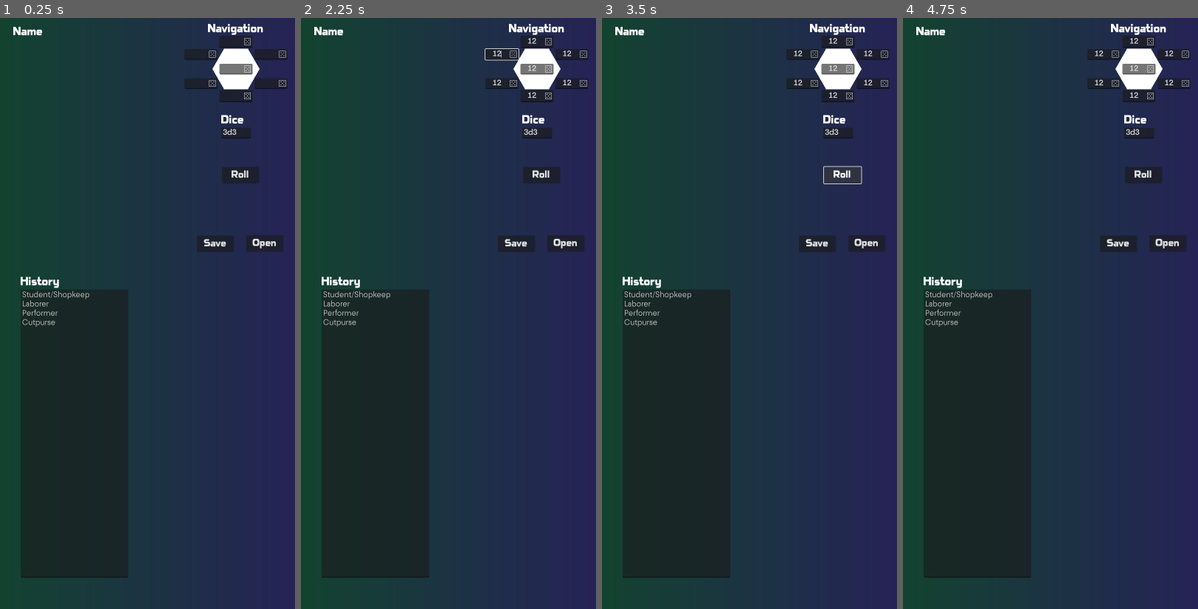
Above: before the commit, frames 1-4 (left to right).
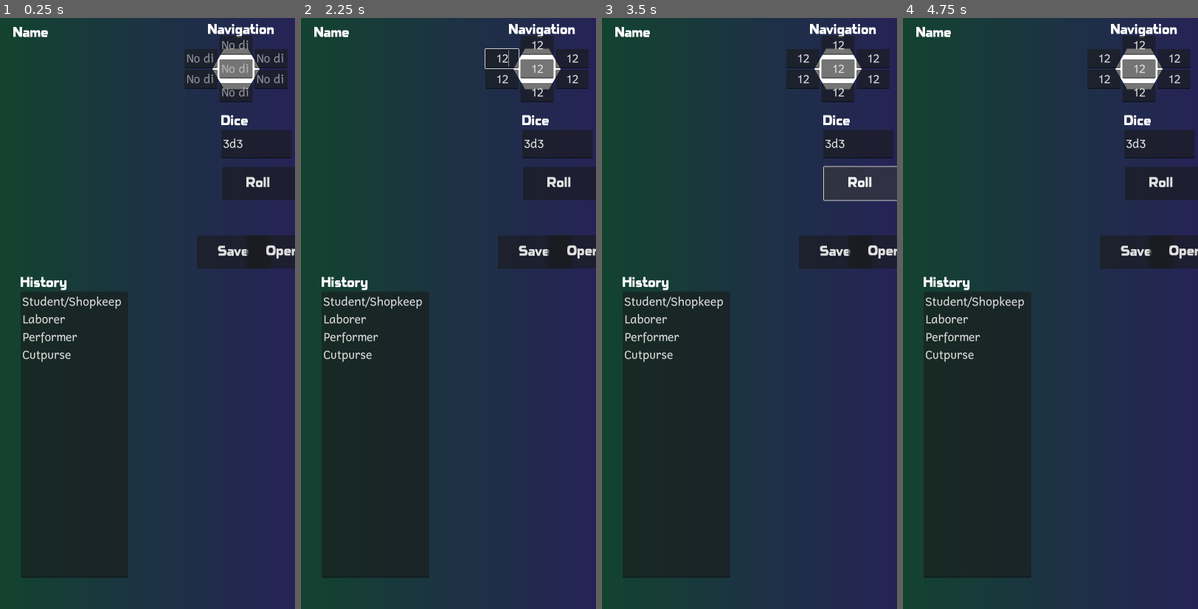
Above: after the commit, the same moments.

Repository: ashestosea/hex-flower
Game: Godot game, scene res://scenes/main.tscn
The game is run twice, just before and just after one commit, with the same random seed, the same clock (stepped at 60 frames per second) and the same inputs.
Inputs (mouse positions are in pixels of both pictures, inside the frame that each line leads up to):
- Up to frame 1 (0.25 s): no input
- Up to frame 2 (2.25 s): click (537, 71) at 0.52 s; type "12" at 0.6 s; click (537, 41) at 0.75 s; type "12" at 0.83 s; click (572, 53) at 0.98 s; type "12" at 1.07 s; click (572, 83) at 1.27 s; type "12" at 1.35 s; click (537, 94) at 1.5 s; type "12" at 1.58 s; click (501, 83) at 1.73 s; type "12" at 1.82 s; click (501, 53) at 2.02 s; type "12" at 2.1 s
- Up to frame 3 (3.5 s): click "Roll" at 2.75 s
- Up to frame 4 (4.75 s): click "Open" at 3.5 s; click "×" at 4.25 s

The runs differ from the first frame. In frame 1, 6.3% of the frame differs, in the area x 4-100%, y 1-59%; in frame 2, 6.3%; in frame 3, 5.4%; in frame 4, 6.2%.
Error in both runs: Invalid access to property or key '<null>' on a base object of type 'Dictionary'. (res://scripts/main.gd:33)

Commit message:
Add Cadman font. Organize Navigation UI into scenes. Fix loading

Diff:
--- a/scenes/main.tscn
+++ b/scenes/main.tscn
@@ -1,10 +1,8 @@
-[gd_scene load_steps=12 format=3 uid="uid://nw74v30v0d5m"]
+[gd_scene load_steps=10 format=3 uid="uid://nw74v30v0d5m"]
 
 [ext_resource type="Script" path="res://scripts/main.gd" id="1_l30f5"]
-[ext_resource type="Script" path="res://scripts/navigation.gd" id="2_acrp8"]
 [ext_resource type="Script" path="res://scripts/flower.gd" id="2_bbsd1"]
-[ext_resource type="PackedScene" uid="uid://lrirg2rvgvgy" path="res://scenes/hexagon.tscn" id="2_xmpkj"]
-[ext_resource type="Texture2D" uid="uid://bwdadn11k7lil" path="res://assets/die.png" id="5_1hi5d"]
+[ext_resource type="PackedScene" uid="uid://bt3w5qg2tuoem" path="res://scenes/navigation.tscn" id="3_mf25f"]
 [ext_resource type="Theme" uid="uid://ffkwu82iptgy" path="res://themes/default_theme.tres" id="5_dole0"]
 [ext_resource type="PackedScene" uid="uid://d0o8b2xgk3n8o" path="res://scenes/debug_Flower.tscn" id="6_gqvfc"]
 [ext_resource type="FontFile" uid="uid://c8o3wuh7ogcl" path="res://assets/fonts/Goli-Bold.ttf" id="8_ov8oy"]
@@ -31,10 +29,11 @@
 mouse_filter = 2
 theme = ExtResource("5_dole0")
 
-[node name="Manager" type="Node" parent="." node_paths=PackedStringArray("flower", "navigation", "dice_line_edit", "history_text_edit", "load_modal", "file_dialog")]
+[node name="Manager" type="Node" parent="." node_paths=PackedStringArray("flower", "navigation", "flower_name", "dice_line_edit", "history_text_edit", "load_modal", "file_dialog")]
 script = ExtResource("1_l30f5")
 flower = NodePath("../MarginContainer/HexFlower")
 navigation = NodePath("../MarginContainer/NavigationContainer/Navigation")
+flower_name = NodePath("../MarginContainer/FlowerName")
 dice_line_edit = NodePath("../MarginContainer/Dice/LineEdit")
 history_text_edit = NodePath("../MarginContainer/History/VBoxContainer/TextEdit_History")
 load_modal = NodePath("../MarginContainer/LoadModal")
@@ -69,142 +68,15 @@
 size_flags_horizontal = 3
 size_flags_vertical = 3
 
-[node name="Navigation" type="Control" parent="MarginContainer/NavigationContainer"]
-layout_mode = 2
-script = ExtResource("2_acrp8")
-metadata/_edit_lock_ = true
-
-[node name="Label" type="Label" parent="MarginContainer/NavigationContainer/Navigation"]
-layout_mode = 0
-offset_left = -76.0
-offset_top = -123.0
-offset_right = 76.0
-offset_bottom = -92.0
-theme_type_variation = &"HeaderMedium"
-text = "Navigation"
-
-[node name="Hexagon" parent="MarginContainer/NavigationContainer/Navigation" instance=ExtResource("2_xmpkj")]
-metadata/_edit_lock_ = true
-
-[node name="LineEdits" type="Control" parent="MarginContainer/NavigationContainer/Navigation"]
-layout_mode = 2
-anchors_preset = 0
-offset_left = -140.0
-offset_top = -90.0
-offset_right = 140.0
-offset_bottom = 90.0
-
-[node name="LineEdit_Stay" type="LineEdit" parent="MarginContainer/NavigationContainer/Navigation/LineEdits"]
-layout_mode = 1
-anchors_preset = 8
-anchor_left = 0.5
-anchor_top = 0.5
-anchor_right = 0.5
-anchor_bottom = 0.5
-offset_left = -45.0
-offset_top = -14.5
-offset_right = 45.0
-offset_bottom = 14.5
-grow_horizontal = 2
-grow_vertical = 2
-alignment = 1
-virtual_keyboard_type = 2
-right_icon = ExtResource("5_1hi5d")
-select_all_on_focus = true
-
-[node name="LineEdit_N" type="LineEdit" parent="MarginContainer/NavigationContainer/Navigation/LineEdits"]
-layout_mode = 1
-anchors_preset = 5
-anchor_left = 0.5
-anchor_right = 0.5
-offset_left = -45.0
-offset_right = 45.0
-offset_bottom = 33.0
-grow_horizontal = 2
-alignment = 1
-virtual_keyboard_type = 2
-right_icon = ExtResource("5_1hi5d")
-select_all_on_focus = true
-
-[node name="LineEdit_NE" type="LineEdit" parent="MarginContainer/NavigationContainer/Navigation/LineEdits"]
-layout_mode = 1
-anchors_preset = -1
-anchor_left = 1.0
-anchor_top = 0.2
-anchor_right = 1.0
-anchor_bottom = 0.2
-offset_left = -90.0
-offset_bottom = 29.0
-grow_horizontal = 0
-alignment = 1
-virtual_keyboard_type = 2
-right_icon = ExtResource("5_1hi5d")
-select_all_on_focus = true
-
-[node name="LineEdit_SE" type="LineEdit" parent="MarginContainer/NavigationContainer/Navigation/LineEdits"]
-layout_mode = 1
-anchors_preset = -1
-anchor_left = 1.0
-anchor_top = 0.8
-anchor_right = 1.0
-anchor_bottom = 0.8
-offset_left = -90.0
-offset_top = -29.0
-grow_horizontal = 0
-grow_vertical = 0
-alignment = 1
-virtual_keyboard_type = 2
-right_icon = ExtResource("5_1hi5d")
-select_all_on_focus = true
-
-[node name="LineEdit_S" type="LineEdit" parent="MarginContainer/NavigationContainer/Navigation/LineEdits"]
-layout_mode = 1
-anchors_preset = 7
-anchor_left = 0.5
-anchor_top = 1.0
-anchor_right = 0.5
-anchor_bottom = 1.0
-offset_left = -45.0
-offset_top = -33.0
-offset_right = 45.0
-grow_horizontal = 2
-grow_vertical = 0
-alignment = 1
-virtual_keyboard_type = 2
-right_icon = ExtResource("5_1hi5d")
-select_all_on_focus = true
-
-[node name="LineEdit_SW" type="LineEdit" parent="MarginContainer/NavigationContainer/Navigation/LineEdits"]
-layout_mode = 1
-anchors_preset = -1
-anchor_top = 0.8
-anchor_bottom = 0.8
-offset_top = -29.0
-offset_right = 90.0
-grow_vertical = 0
-alignment = 1
-virtual_keyboard_type = 2
-right_icon = ExtResource("5_1hi5d")
-select_all_on_focus = true
-
-[node name="LineEdit_NW" type="LineEdit" parent="MarginContainer/NavigationContainer/Navigation/LineEdits"]
-layout_mode = 1
-anchors_preset = -1
-anchor_top = 0.2
-anchor_bottom = 0.2
-offset_right = 90.0
-offset_bottom = 29.0
-alignment = 1
-virtual_keyboard_type = 2
-right_icon = ExtResource("5_1hi5d")
-select_all_on_focus = true
+[node name="Navigation" parent="MarginContainer/NavigationContainer" instance=ExtResource("3_mf25f")]
+layout_mode = 2
 
 [node name="Dice" type="VBoxContainer" parent="MarginContainer"]
 layout_mode = 2
 offset_left = 600.0
 offset_top = 262.0
-offset_right = 681.0
-offset_bottom = 330.0
+offset_right = 791.0
+offset_bottom = 380.0
 size_flags_horizontal = 4
 size_flags_vertical = 3
 
@@ -216,6 +88,7 @@
 
 [node name="LineEdit" type="LineEdit" parent="MarginContainer/Dice"]
 layout_mode = 2
+size_flags_vertical = 3
 text = "3d3"
 metadata/_edit_lock_ = true
 
@@ -266,8 +139,8 @@
 layout_mode = 0
 offset_left = 602.0
 offset_top = 403.0
-offset_right = 703.0
-offset_bottom = 448.0
+offset_right = 802.0
+offset_bottom = 493.0
 size_flags_horizontal = 4
 size_flags_vertical = 4
 text = "Roll"
@@ -276,8 +149,8 @@
 layout_mode = 2
 offset_left = 534.0
 offset_top = 589.0
-offset_right = 635.0
-offset_bottom = 634.0
+offset_right = 734.0
+offset_bottom = 679.0
 size_flags_horizontal = 4
 size_flags_vertical = 4
 text = "Save"
@@ -286,8 +159,8 @@
 layout_mode = 0
 offset_left = 668.0
 offset_top = 588.0
-offset_right = 769.0
-offset_bottom = 633.0
+offset_right = 868.0
+offset_bottom = 678.0
 size_flags_horizontal = 4
 size_flags_vertical = 4
 text = "Open"
--- /dev/null
+++ b/scenes/nav_line_edit.tscn
@@ -0,0 +1,21 @@
+[gd_scene load_steps=2 format=3 uid="uid://bkstv8qd4kt46"]
+
+[ext_resource type="Theme" uid="uid://ffkwu82iptgy" path="res://themes/default_theme.tres" id="1_l7nhr"]
+
+[node name="LineEdit" type="LineEdit"]
+anchors_preset = 8
+anchor_left = 0.5
+anchor_top = 0.5
+anchor_right = 0.5
+anchor_bottom = 0.5
+offset_left = -45.0
+offset_top = -14.5
+offset_right = 45.0
+offset_bottom = 14.5
+grow_horizontal = 2
+grow_vertical = 2
+theme = ExtResource("1_l7nhr")
+placeholder_text = "No dice"
+alignment = 1
+virtual_keyboard_type = 2
+select_all_on_focus = true
--- /dev/null
+++ b/scenes/navigation.tscn
@@ -0,0 +1,113 @@
+[gd_scene load_steps=5 format=3 uid="uid://bt3w5qg2tuoem"]
+
+[ext_resource type="Script" path="res://scripts/navigation.gd" id="1_dmuru"]
+[ext_resource type="Theme" uid="uid://ffkwu82iptgy" path="res://themes/default_theme.tres" id="1_p0437"]
+[ext_resource type="PackedScene" uid="uid://lrirg2rvgvgy" path="res://scenes/hexagon.tscn" id="2_4brvy"]
+[ext_resource type="PackedScene" uid="uid://bkstv8qd4kt46" path="res://scenes/nav_line_edit.tscn" id="3_uv7si"]
+
+[node name="Navigation" type="Control"]
+layout_mode = 3
+anchors_preset = 0
+theme = ExtResource("1_p0437")
+script = ExtResource("1_dmuru")
+metadata/_edit_lock_ = true
+
+[node name="Label" type="Label" parent="."]
+layout_mode = 0
+offset_left = -76.0
+offset_top = -123.0
+offset_right = 76.0
+offset_bottom = -92.0
+theme_type_variation = &"HeaderMedium"
+text = "Navigation"
+
+[node name="Hexagon" parent="." instance=ExtResource("2_4brvy")]
+metadata/_edit_lock_ = true
+
+[node name="LineEdits" type="Control" parent="."]
+layout_mode = 2
+anchors_preset = 0
+offset_left = -140.0
+offset_top = -90.0
+offset_right = 140.0
+offset_bottom = 90.0
+
+[node name="LineEdit_Stay" parent="LineEdits" instance=ExtResource("3_uv7si")]
+layout_mode = 1
+offset_top = -15.5
+offset_bottom = 15.5
+
+[node name="LineEdit_N" parent="LineEdits" instance=ExtResource("3_uv7si")]
+layout_mode = 1
+anchors_preset = 5
+anchor_top = 0.0
+anchor_bottom = 0.0
+offset_top = 0.0
+offset_bottom = 31.0
+grow_vertical = 1
+
+[node name="LineEdit_NE" parent="LineEdits" instance=ExtResource("3_uv7si")]
+layout_mode = 1
+anchors_preset = -1
+anchor_left = 1.0
+anchor_top = 0.2
+anchor_right = 1.0
+anchor_bottom = 0.2
+offset_left = -90.0
+offset_top = 0.0
+offset_right = 0.0
+offset_bottom = 31.0
+grow_horizontal = 0
+grow_vertical = 1
+
+[node name="LineEdit_SE" parent="LineEdits" instance=ExtResource("3_uv7si")]
+layout_mode = 1
+anchors_preset = -1
+anchor_left = 1.0
+anchor_top = 0.8
+anchor_right = 1.0
+anchor_bottom = 0.8
+offset_left = -90.0
+offset_top = -29.0
+offset_right = 0.0
+offset_bottom = 0.0
+grow_horizontal = 0
+grow_vertical = 0
+metadata/_edit_use_anchors_ = true
+
+[node name="LineEdit_S" parent="LineEdits" instance=ExtResource("3_uv7si")]
+layout_mode = 1
+anchors_preset = 7
+anchor_top = 1.0
+anchor_bottom = 1.0
+offset_top = -31.0
+offset_bottom = 0.0
+grow_vertical = 0
+
+[node name="LineEdit_SW" parent="LineEdits" instance=ExtResource("3_uv7si")]
+layout_mode = 1
+anchors_preset = -1
+anchor_left = 0.0
+anchor_top = 0.8
+anchor_right = 0.0
+anchor_bottom = 0.8
+offset_left = 0.0
+offset_top = -31.0
+offset_right = 90.0
+offset_bottom = 0.0
+grow_horizontal = 1
+grow_vertical = 0
+
+[node name="LineEdit_NW" parent="LineEdits" instance=ExtResource("3_uv7si")]
+layout_mode = 1
+anchors_preset = -1
+anchor_left = 0.0
+anchor_top = 0.2
+anchor_right = 0.0
+anchor_bottom = 0.2
+offset_left = 0.0
+offset_top = 0.0
+offset_right = 90.0
+offset_bottom = 29.0
+grow_horizontal = 1
+grow_vertical = 1
--- a/scripts/main.gd
+++ b/scripts/main.gd
@@ -52,20 +52,25 @@
 
 func file_selected(path):
 	load_modal.hide()
-	load(FileAccess.get_file_as_string(path))
+	print(path)
+	load_json(FileAccess.get_file_as_string(path))
 
 
 func json_pasted():
-	load(json_text_edit.text)
+	load_json(json_text_edit.text)
 
 
-func load(json: String):
+func load_json(json: String):
 	var data = JSON.parse_string(json)
-	flower_name.text = data.name
-	flower.setup(self, data.rows)
-	navigation.setup(self, data.navigation)
-	dice = data.dice
-	dice_line_edit.text = dice
+	if data.name != null:
+		flower_name.text = data.name
+	if data.rows != null:
+		flower.setup(self, data.rows)
+	if data.navigation != null:
+		navigation.setup(self, data.navigation)
+	if data.dice != null:
+		dice = data.dice
+		dice_line_edit.text = dice
 
 
 func set_current_hex(hex: Hex):
--- a/themes/default_theme.tres
+++ b/themes/default_theme.tres
@@ -1,20 +1,13 @@
-[gd_resource type="Theme" load_steps=11 format=3 uid="uid://ffkwu82iptgy"]
+[gd_resource type="Theme" load_steps=9 format=3 uid="uid://ffkwu82iptgy"]
 
 [ext_resource type="FontFile" uid="uid://bkrx6s1iret2i" path="res://assets/fonts/Deledda Open Black.ttf" id="1_w30x4"]
-[ext_resource type="FontFile" uid="uid://ckjl3t47uvm0w" path="res://assets/fonts/Goli-Medium.ttf" id="2_imv6l"]
-[ext_resource type="FontFile" uid="uid://dwpvu8un2tekk" path="res://assets/fonts/Goli-Light.ttf" id="2_tsdp2"]
+[ext_resource type="FontFile" uid="uid://yrvvlsqlhpds" path="res://assets/fonts/Cadman_Roman.otf" id="3_w6qed"]
 
 [sub_resource type="StyleBoxEmpty" id="StyleBoxEmpty_fny41"]
 
 [sub_resource type="StyleBoxEmpty" id="StyleBoxEmpty_elnpe"]
 
 [sub_resource type="StyleBoxEmpty" id="StyleBoxEmpty_gg7g4"]
-
-[sub_resource type="FontVariation" id="FontVariation_4ju50"]
-base_font = ExtResource("2_imv6l")
-opentype_features = {
-1953396077: 1
-}
 
 [sub_resource type="StyleBoxFlat" id="StyleBoxFlat_2s1jj"]
 content_margin_left = 2.0
@@ -32,20 +25,21 @@
 corner_detail = 20
 
 [sub_resource type="FontVariation" id="FontVariation_mrsu6"]
-base_font = ExtResource("2_tsdp2")
-variation_transform = Transform2D(0.9, 0, 0, 1, 0, 0)
+base_font = ExtResource("3_w6qed")
 opentype_features = {
+1668049255: 1,
 1801810542: 1,
 1818847073: 1,
 1936928817: 1
 }
+spacing_top = -1
 
 [resource]
 default_font = SubResource("FontVariation_mrsu6")
-default_font_size = 20
-Button/font_sizes/font_size = 26
+default_font_size = 30
+Button/font_sizes/font_size = 36
 Button/fonts/font = ExtResource("1_w30x4")
-HeaderMedium/font_sizes/font_size = 30
+HeaderMedium/font_sizes/font_size = 36
 HeaderMedium/fonts/font = ExtResource("1_w30x4")
 HexLineEdit/base_type = &"LineEdit"
 HexLineEdit/colors/background_color = Color(0, 0, 0, 0)
@@ -58,7 +52,6 @@
 HexRichTextLabel/colors/font_color = Color(0, 0, 0, 1)
 Label/constants/minimum_character_width = 1
 LineEdit/constants/minimum_character_width = 1
-LineEdit/fonts/font = SubResource("FontVariation_4ju50")
 MarginContainer/constants/margin_bottom = 10
 MarginContainer/constants/margin_left = 10
 MarginContainer/constants/margin_right = 10
Binary file added: assets/fonts/Cadman_Bold.otf
Not shown, added: assets/fonts/Cadman_Bold.otf.import
Binary file added: assets/fonts/Cadman_BoldItalic.otf
Not shown, added: assets/fonts/Cadman_BoldItalic.otf.import
Binary file added: assets/fonts/Cadman_Italic.otf
Not shown, added: assets/fonts/Cadman_Italic.otf.import
Binary file added: assets/fonts/Cadman_Roman.otf
Not shown, added: assets/fonts/Cadman_Roman.otf.import
